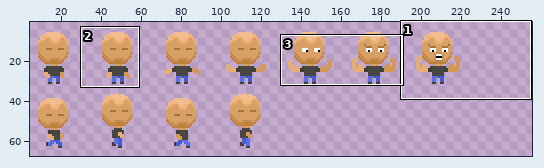
Two versions of one sprite sheet, Vojtech/Assets/Sprites/Character.png. The first picture is a wide view before the edit; the outline marks the close-up.
Close-up. Earlier state:
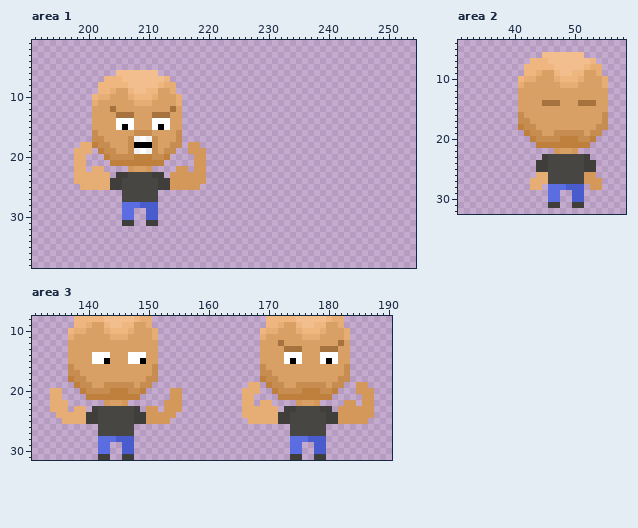
The file is 256x256 pixels. Colours within 5 levels of each other are drawn and written as one. Shown: area 1: x 191..254, y 1..38; area 2: x 31..58, y 4..32; area 3: x 131..190, y 8..31. The wide view leaves out empty margins. The commit also changed other parts of the picture, which this record leaves out.
The same view after the edit:
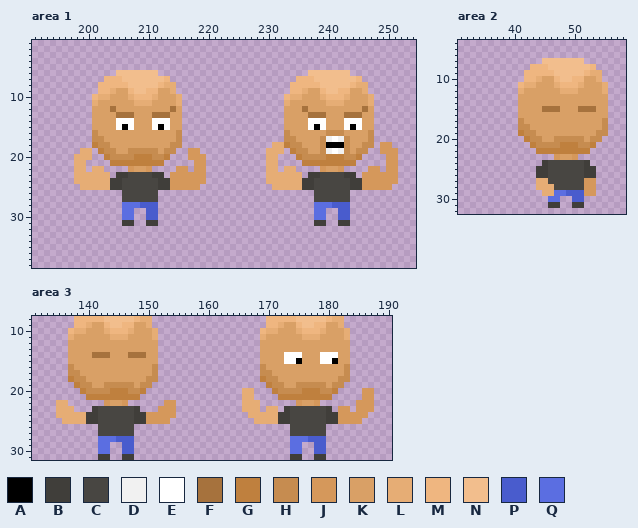
Palette (. is transparent): A #000000  B #403e3a  C #484642  D #f1f1f1  E #ffffff  F #a6723d  G #bf803e  H #c68c50  J #d5985b  K #d9a066  L #e6ad75  M #efb680  N #f2be8d  P #495ccd  Q #5b6ee1
Difference:
Changed rows in their new state; - is an unchanged pixel.
Area 1:
first column x 198:
 6 ---------------------------------------NNNNNNN--------
 7 -------------------------------------MMMNNNNNNNM------
 8 ------------------------------------MMMMMNNNNNMLL-----
 9 ------------------------------------MMLKKMNNMMKKL-----
10 -----------------------------------MLLKKKLMMMLKKKL----
11 -----------------------------------LKKKKKKLLLKKKKL----
12 -----------------------------------KKKFKKKKKKKKKFK----
13 -----------------------------------KKKKFFFKKKFFFKK----
14 -----------------------------------KKKKEEEKKKEEEKK----
15 -----------------------------------KKKKEAEKKKEAEKK----
16 ----------KKK----------------------HKKKKKKHHHKKKKH----
17 ---------KKKKK---------------------HHKKKKHDEDHKKKH----
18 -..------KKKKK-----..------------LLGHHKKKHAAAHKKHH-JJ-
19 .---------HHH--------.----------LLL-GHHKKHDEDHKHH--JJJ
20 --L----------------J------------LL---GHHHHGGGHHG----JJ
21 --------------------------------LL----GGGGGGGGG-----JJ
22 --------------------------------LL-LL----JKKJ----JJ-JJ
23 --------------------------------LLLLLL-BBCCCCBB-JJJJJJ
24 --------------------------------LLLLLLBBCCCCCCBBJJJJJJ
25 ---------------------------------LLLLLBBCCCCCCBBJJJJJ-
26 ----------------------------------------CCCCCC--------
27 ----------------------------------------CCCCCC--------
28 ----------------------------------------QQQPPP--------
29 ----------------------------------------QQ--PP--------
30 ----------------------------------------QQ--PP--------
31 ----------------------------------------BB--BB--------
Area 2:
first column x 41:
 6 ----.......----
 7 --..N------..--
 8 -.---N-----NM.-
 9 ---MMMN--NNML--
10 .MML--MNN-M--L.
11 MLL---LMMML----
12 L------LLL----L
14 ----KKK---KKK--
15 ----FFF---FFF--
16 K-------------K
17 -K-------------
18 H-K----------K-
19 GH-K--KKKKK-K-H
20 -GH-KK-HHH-KHH-
21 --GHHHH---HHG--
22 ---GGGGGGGGG---
23 ----..JKKJ..---
24 ---.--------.--
26 ---BB------BB--
27 --.----------.-
28 --.-LLCCCCCJ-.-
29 ----LL-QP--JJ--
Area 3:
first column x 141:
12 -------------------------------K---------K
13 --------------------------------KKK---KKK-
14 FFF---FFF---------------------------------
15 KKK---KKK------------------------EA----EA-
first column x 134:
19 ---------------------------------..----------------..-
20 ..------------------..------------.----------------.--
21 ..------------------..--------------------------------
22 .--------------------.------------L..------------..J--
23 .--L..----------..J--.-------------.----C----C----.---
24 --------------------------------.--------------------.
25 ---------------------------------.------------------.-
